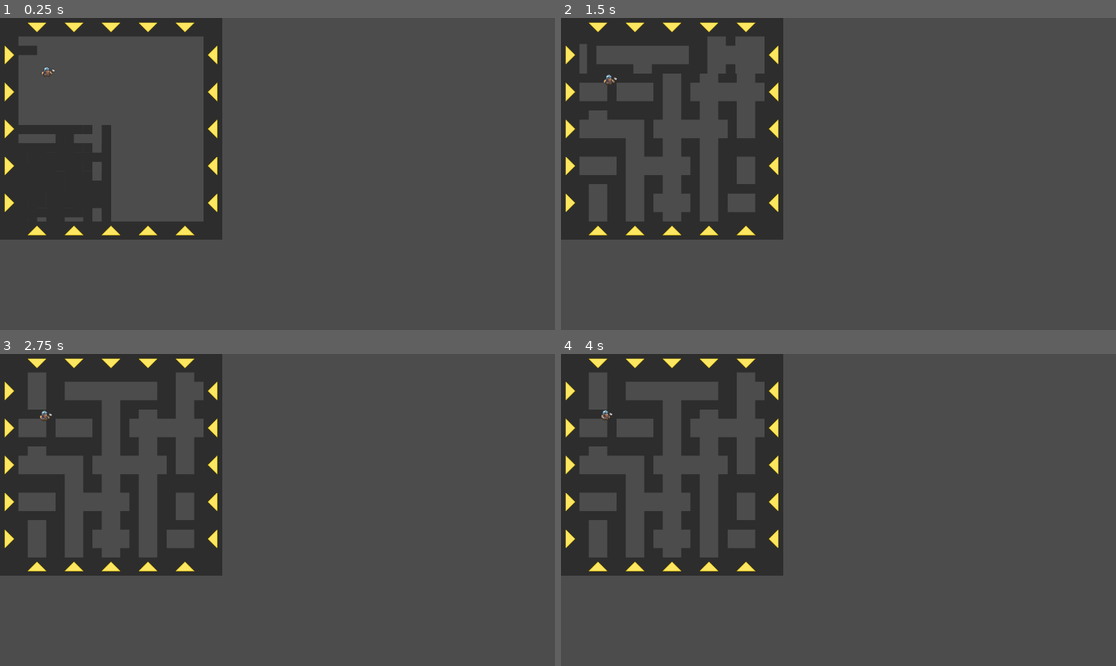
Above: before the commit, frames 1-4 (two rows, left to right).
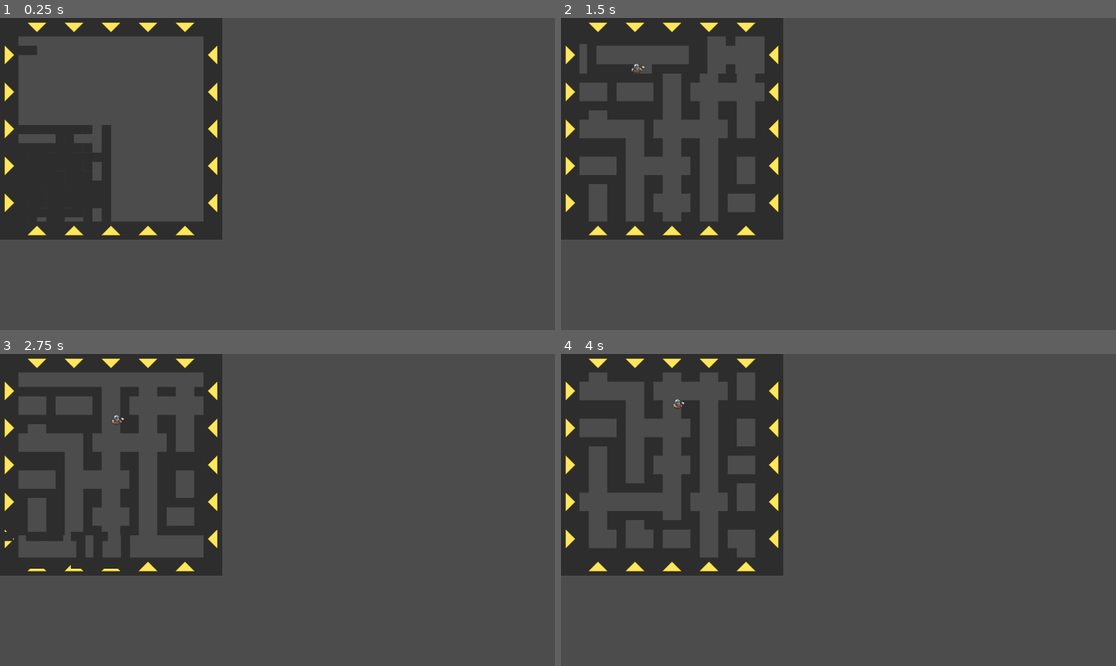
Above: after the commit, the same moments.

Repository: DorianSnowball/amazeing-mine
Game: Godot game, scene res://MainUI.tscn
The game is run twice, just before and just after one commit, with the same random seed, the same clock (stepped at 60 frames per second) and the same inputs.
Inputs (mouse positions are in pixels of both pictures, inside the frame that each line leads up to):
- Up to frame 1 (0.25 s): no input
- Up to frame 2 (1.5 s): hold D (move_right) 0.53-1.25 s; tap Space (jump) at 0.77 s; click (572, 55) at 1.27 s
- Up to frame 3 (2.75 s): hold D (move_right) from 2.03 s (still down); tap Space (jump) at 2.27 s
- Up to frame 4 (4 s): release D (move_right) at 2.78 s; hold A (move_left) 2.78-3.53 s; hold D (move_right) from 3.53 s (still down); tap Space (jump) at 3.77 s

The runs differ from the first frame. In frame 1, less than 0.1% of the frame differs, in the area x 7-10%, y 15-19%; in frame 2, less than 0.1%; in frame 3, 8.2%, in the area x 0-37%, y 6-69%; in frame 4, 4.8%.

Commit message:
fixes for falling when tiles weren't fast enough

Diff:
--- a/game/Dwarf.gd
+++ b/game/Dwarf.gd
@@ -63,6 +63,7 @@
 func checkScroll():
     if get_parent().getRow(position.y) > 1:
         get_parent().scroll()
+        velocity.y = 0
 
 #    if previous_frame_floor != is_on_floor() and vel_y == 13:                   #will only trigger once
 #        print(is_on_floor())
--- a/game/Dwarf.tscn
+++ b/game/Dwarf.tscn
@@ -121,11 +121,11 @@
 [node name="AnimatedSprite" type="AnimatedSprite" parent="."]
 position = Vector2( 0.707108, -9.36916 )
 scale = Vector2( 2, 2 )
-frames = SubResource( 25 )
+frames = SubResource( 18 )
 animation = "idle"
-frame = 1
+frame = 4
 playing = true
 
 [node name="CollisionShape2D" type="CollisionShape2D" parent="."]
 position = Vector2( 0, 0.354 )
-shape = SubResource( 26 )
+shape = SubResource( 19 )
--- a/game/Gamefield.gd
+++ b/game/Gamefield.gd
@@ -36,6 +36,7 @@
     generateRandomField()
     drawArrows()
     drawField()
+    yield(get_tree().create_timer(0.75), "timeout")
     spawnDwarf()
 
 func insertRow(left, rowIdx, tile):
@@ -183,6 +184,7 @@
     if pos.y == fieldsize_height + 1: # bot row button pressed
         insertCol(false, pos.x-1, getRandomTile(Vector2(0,0)))
 
+var scrolling = false
 func scroll():
     # remove first row
     # add new last row
@@ -201,6 +203,7 @@
 
 
 
+
 # Called every frame. 'delta' is the elapsed time since the previous frame.
 #func _process(delta):
 #    pass
Not shown: 1 places in game/Dwarf.tscn that only renumber resources
